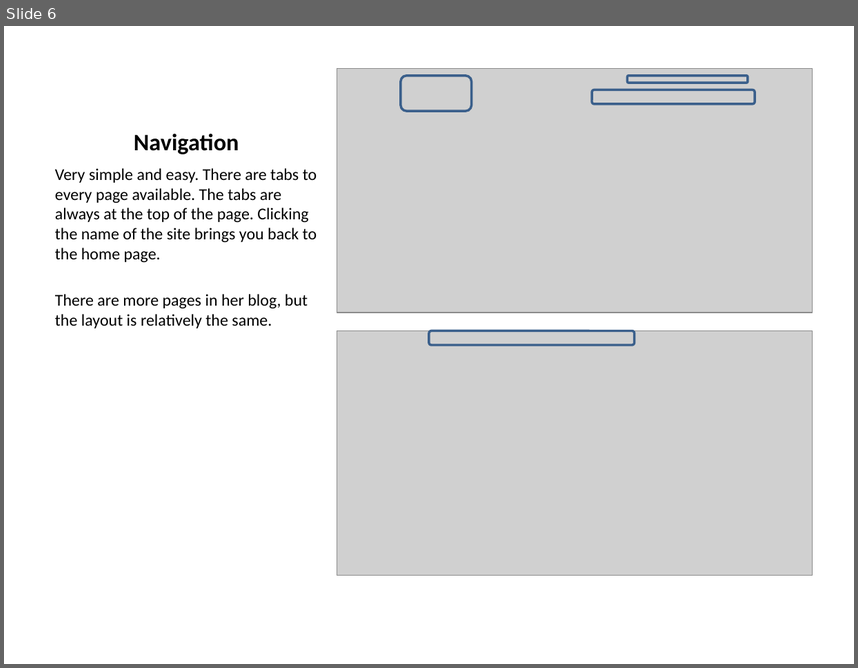
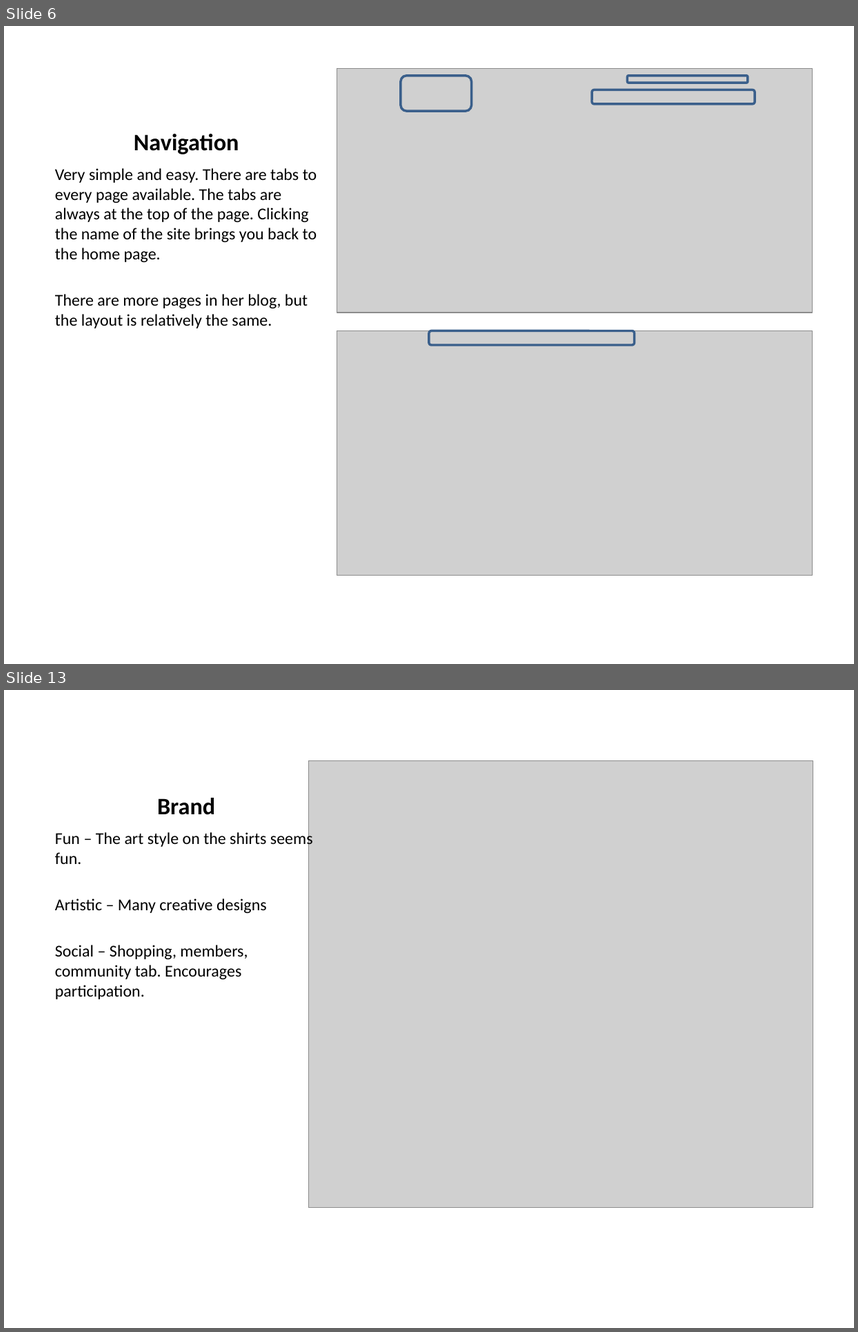
Before and after one commit to pku/portfolio_competitive_analysis, a slide deck: CompetitiveAnalysisPortfolios.pptx. Shown one above the other, each under a label of ours: slide 6 before the commit, slides 6 and 13 after it; the slides between them are not shown. The pictures are 858x668 and 858x1332 pixels, drawn with LibreOffice and Linux fonts; fonts in the diff are those of the drawing; grey boxes stand for pictures. Boxes give left, top, right and bottom in pixels: in the first picture for what was removed or moved away, otherwise in the second. Text is boxed around its words. In the diff, an @@ line names an element or a change of style, - is before the commit and + after.

```diff
--- a/CompetitiveAnalysisPortfolios.pptx
+++ b/CompetitiveAnalysisPortfolios.pptx
@@ slide 13 added at <box>4,690,854,1328</box>, background #FFFFFF @@
@@ picture added at <box>308,760,813,1207</box> @@
@@ title added at <box>157,798,215,815</box>, 20 pt, text #000000, bold @@
+Brand
@@ text added at <box>55,830,313,999</box>, 14 pt, text #000000 @@
+Fun – The art style on the shirts seems fun.
+Artistic – Many creative designs
+Social – Shopping, members, community tab. Encourages participation.
```
Also in this commit, not shown: 9 other slides added.
